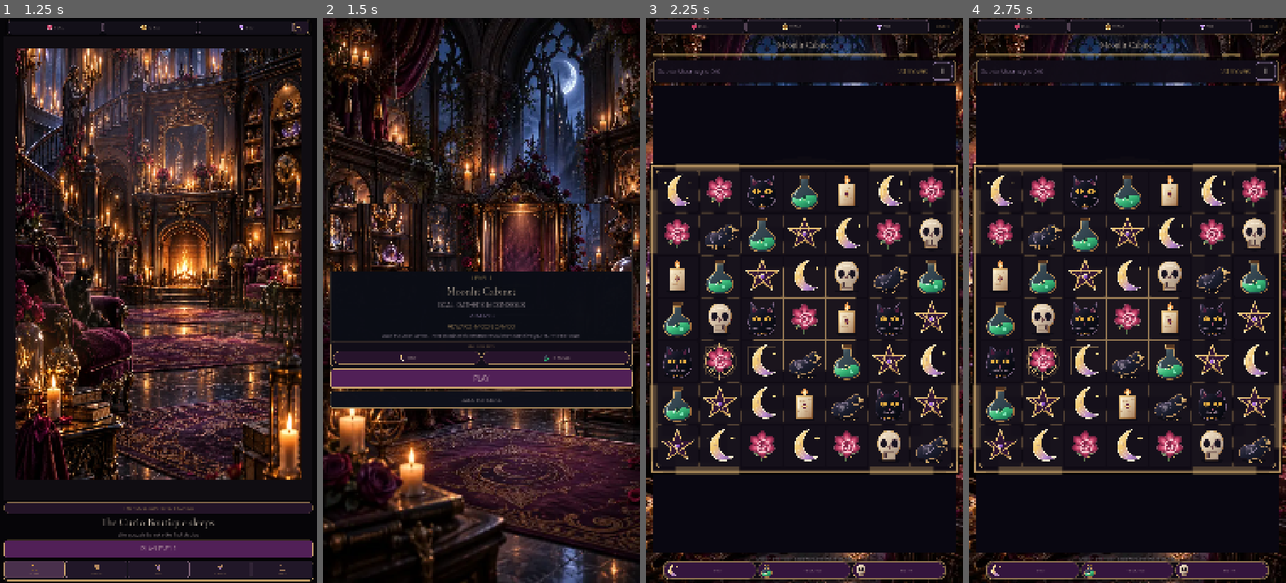
Above: before the commit, frames 1-4 (left to right).
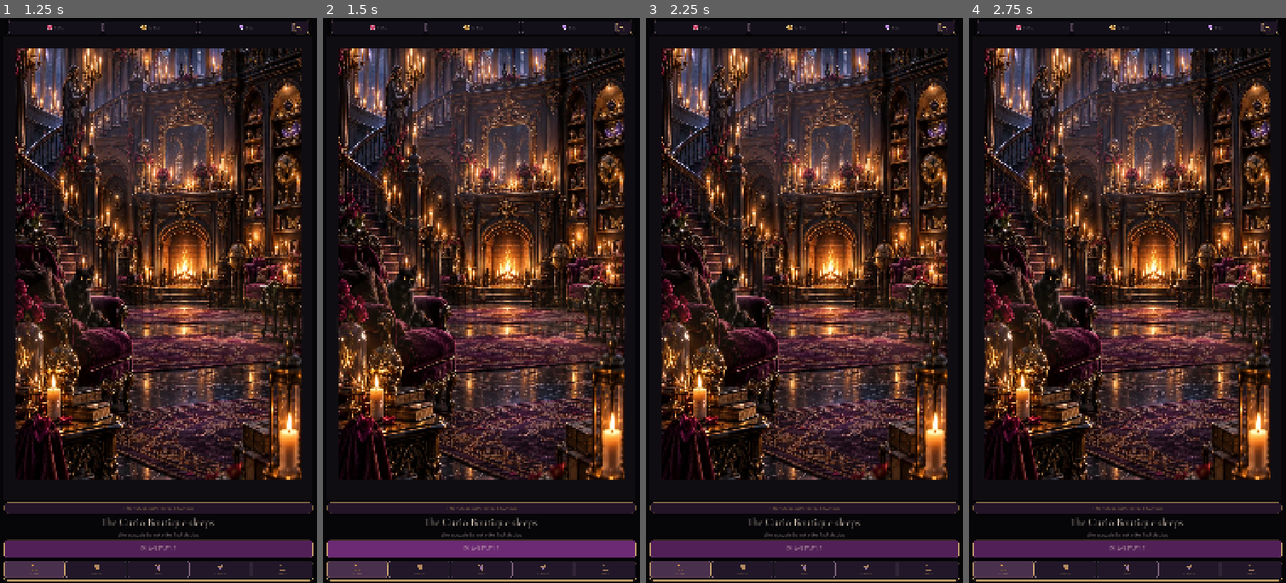
Above: after the commit, the same moments.

Repository: Jay-prodesign/akilta-match3
Game: Godot game, scene res://src/app/app_bootstrap.tscn
The game is run twice, just before and just after one commit, with the same random seed, the same clock (stepped at 60 frames per second) and the same inputs.
Inputs (mouse positions are in pixels of both pictures, inside the frame that each line leads up to):
- Up to frame 1 (1.25 s): click "ENTER THE HOUSE" at 0.5 s
- Up to frame 2 (1.5 s): click "PLAY LEVEL 1" at 1.25 s
- Up to frame 3 (2.25 s): click (804, 379) at 2 s, where only the run before the commit has a clickable "PLAY"
- Up to frame 4 (2.75 s): no input

Frame 1 is identical in both runs. In frame 2, 69% of the frame differs, in the area x 0-100%, y 0-100%; in frame 3, 65%; in frame 4, 65%.

Commit message:
Align navigation edges with House to chapter-route Golden Loop

Diff:
--- a/src/app/navigation_controller.gd
+++ b/src/app/navigation_controller.gd
@@ -28,11 +28,11 @@
 
 const _EDGES := {
 	Route.BOOT: [Route.HOUSE],
-	Route.HOUSE: [Route.COLLECTION, Route.CHAPTERS, Route.PRESTART, Route.EVENTS, Route.SHOP, Route.PROFILE_SETTINGS],
+	Route.HOUSE: [Route.COLLECTION, Route.CHAPTERS, Route.MAP, Route.EVENTS, Route.SHOP, Route.PROFILE_SETTINGS],
 	Route.COLLECTION: [Route.HOUSE],
 	Route.CHAPTERS: [Route.HOUSE, Route.MAP],
 	Route.MAP: [Route.CHAPTERS, Route.HOUSE, Route.PRESTART],
-	Route.PRESTART: [Route.HOUSE, Route.MAP, Route.GAMEPLAY],
+	Route.PRESTART: [Route.MAP, Route.GAMEPLAY],
 	Route.GAMEPLAY: [Route.WIN_REWARDS, Route.HOUSE],
 	Route.WIN_REWARDS: [Route.RESTORATION, Route.HOUSE],
 	Route.RESTORATION: [Route.HOUSE],
@@ -113,8 +113,5 @@
 		Route.MAP:
 			return "chapters" if go(Route.CHAPTERS, {"via": "back"}) else "none"
 		Route.PRESTART:
-			var origin: int = int(_last_payload.get("origin", Route.HOUSE))
-			if origin == Route.MAP:
-				return "map" if go(Route.MAP, {"via": "back"}) else "none"
-			return "house" if go(Route.HOUSE, {"via": "back"}) else "none"
+			return "map" if go(Route.MAP, {"via": "back"}) else "none"
 	return "none"
